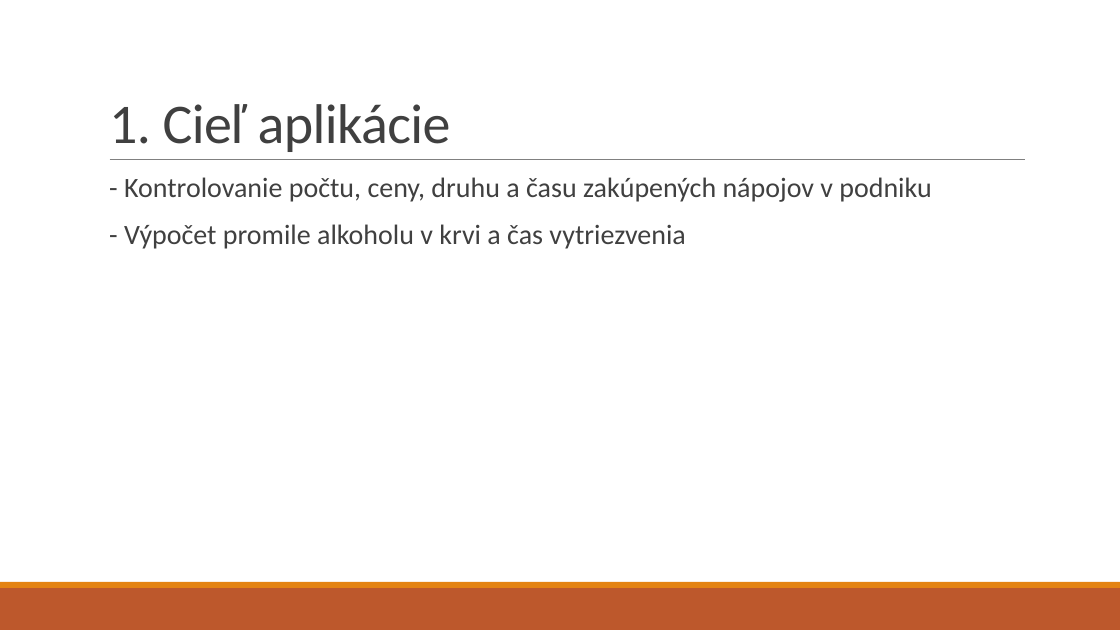
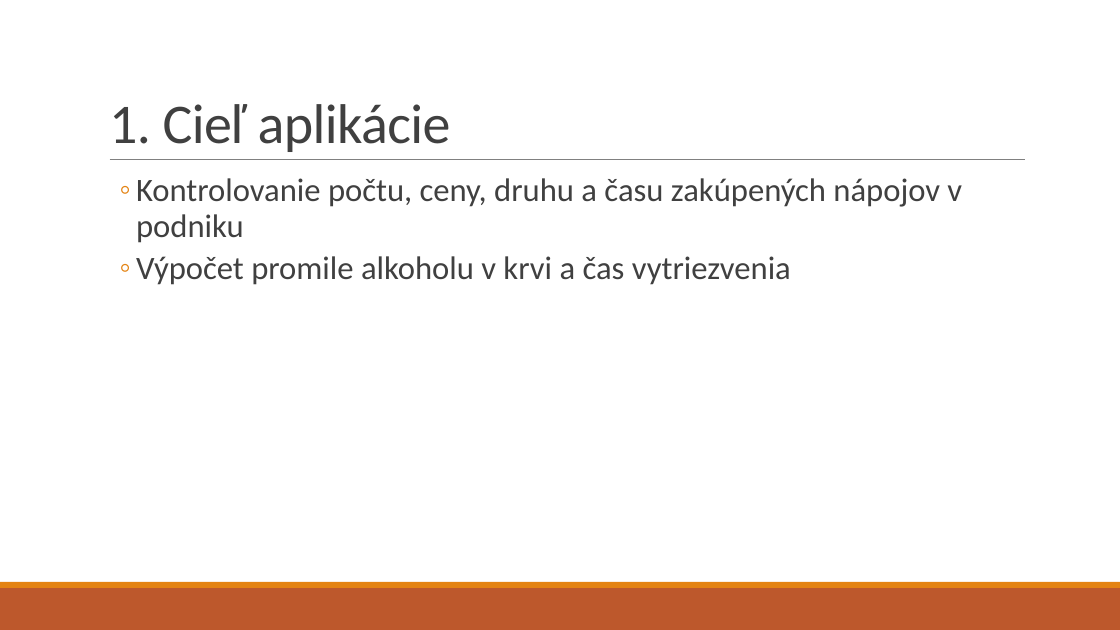
Before and after one commit to rtrembecky/drink_tracker, a slide deck: slide 3 of Presentation/Drink Tracker.pptx. Drawn at 1120x630 pixels with LibreOffice and Linux fonts; fonts in the diff are those of the drawing. Boxes give left, top, right and bottom in pixels: in the first picture for what was removed or moved away, otherwise in the second. Text is boxed around its words. In the diff, an @@ line names an element or a change of style, - is before the commit and + after.

```diff
--- a/Presentation/Drink Tracker.pptx
+++ b/Presentation/Drink Tracker.pptx
@@ text at box(136, 178, 962, 285): text changed; size 24 to 28 pt @@
-  - Kontrolovanie počtu, ceny, druhu a času zakúpených nápojov v podniku
-  - Výpočet promile alkoholu v krvi a čas vytriezvenia
+  ◦ Kontrolovanie počtu, ceny, druhu a času zakúpených nápojov v podniku
+  ◦ Výpočet promile alkoholu v krvi a čas vytriezvenia
```
Also in this commit, not shown: 7 other slides changed, 9 other files.
